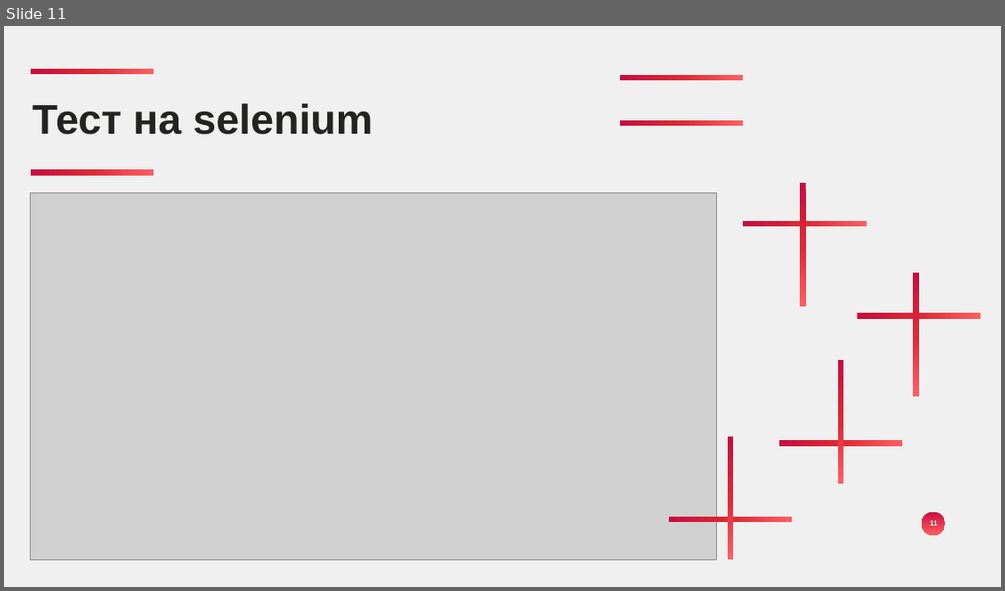
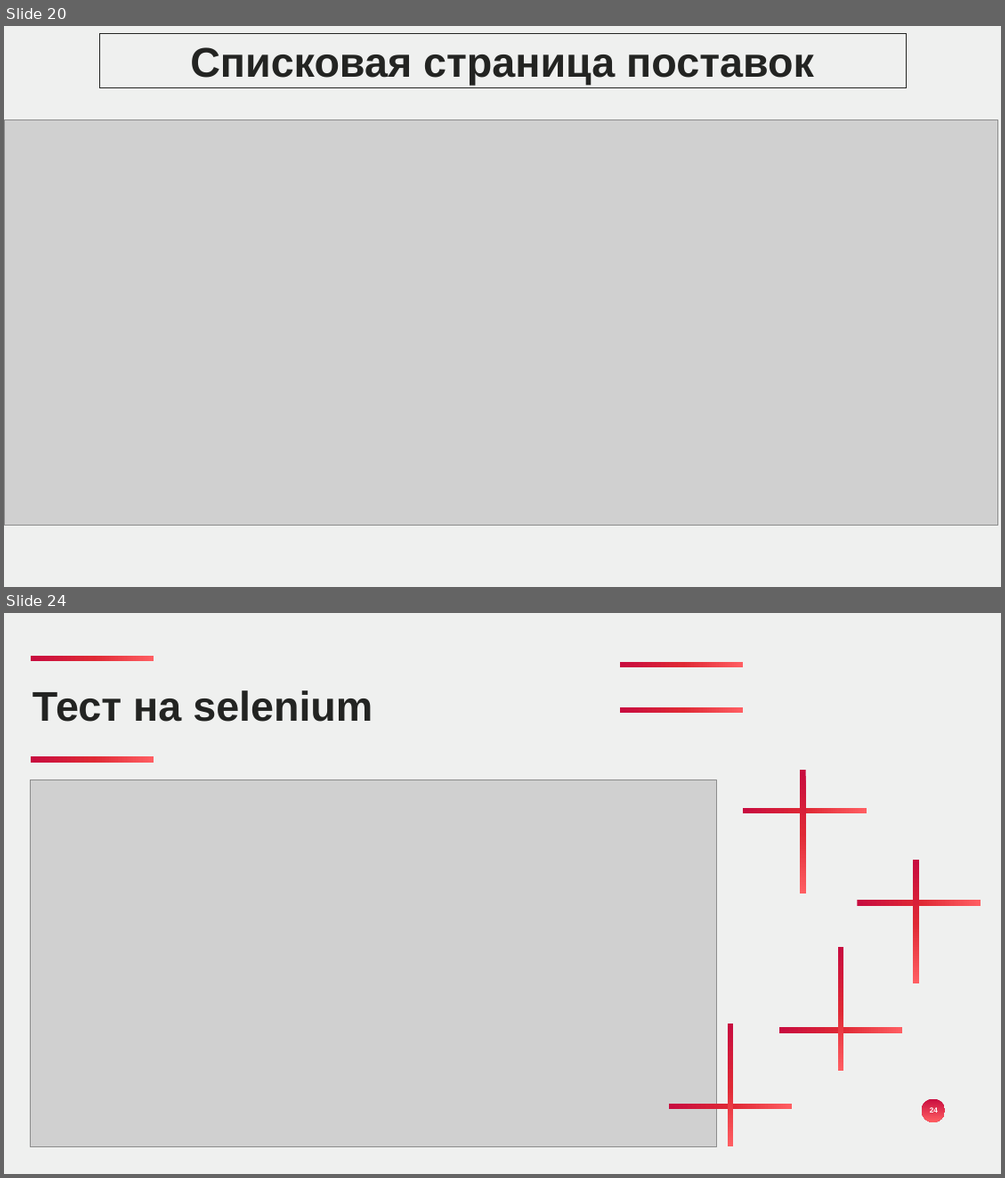
Before and after one commit to Slowpool/diploma-musical-shop-, a slide deck: OuterData/Махницкий диплом.pptx. Shown one above the other, each under a label of ours: slide 11 before the commit, slides 20 and 24 after it; the slides between them are not shown. The pictures are 1005x591 and 1005x1178 pixels, drawn with LibreOffice and Linux fonts; fonts in the diff are those of the drawing; grey boxes stand for pictures; background and template pictures are left out. Boxes give left, top, right and bottom in pixels: in the first picture for what was removed or moved away, otherwise in the second. Text is boxed around its words. In the diff, an @@ line names an element or a change of style, - is before the commit and + after.

```diff
--- a/OuterData/Махницкий диплом.pptx
+++ b/OuterData/Махницкий диплом.pptx
@@ slide 20 added at [4, 26, 1001, 587], background #EFF0EF @@
@@ rectangle added at [99, 33, 906, 87], outline #232422 1 pt, 80 pt, text #232422, bold @@
+Списковая страница поставок
@@ picture added at [4, 119, 997, 524] @@
@@ what was slide 11 is now slide 24 @@
@@ page number at [930, 1107, 938, 1112]: text changed @@
-11
+24
```
Also in this commit, not shown: 2 slides changed, 13 other slides added, 1 other file.
